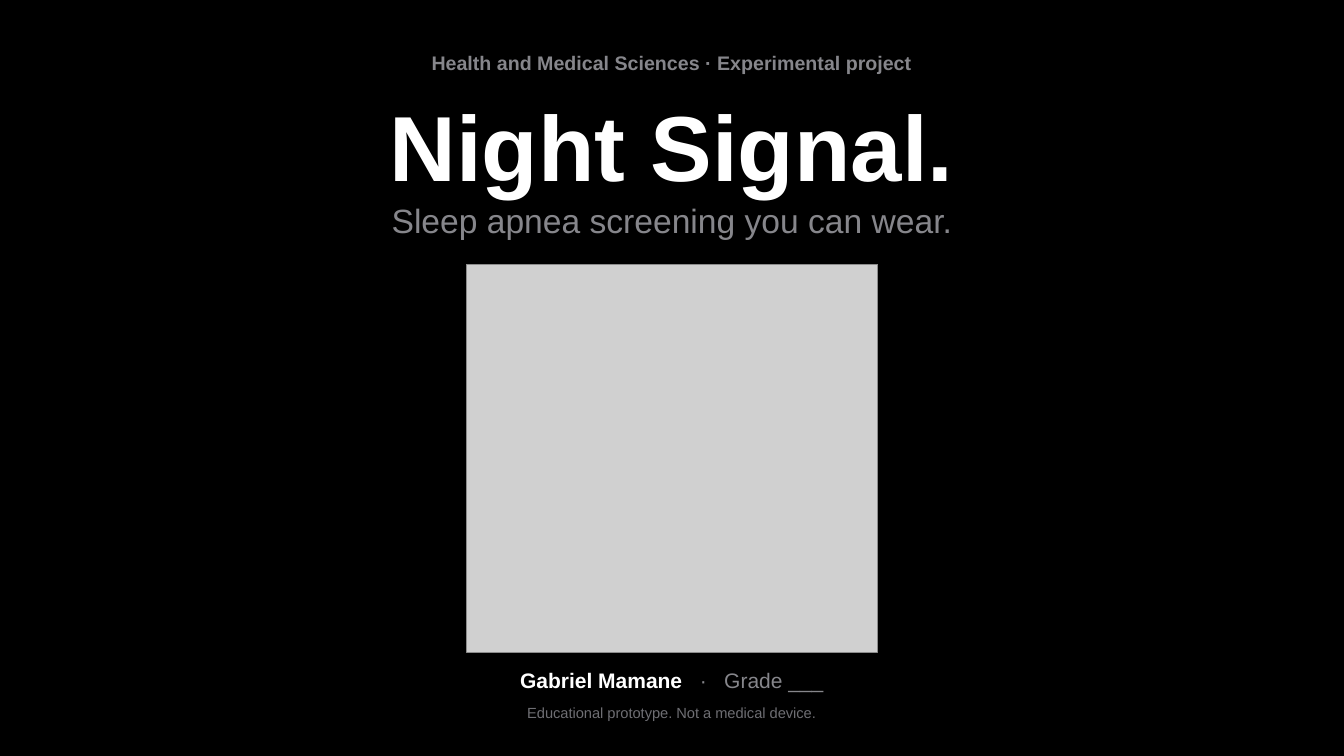
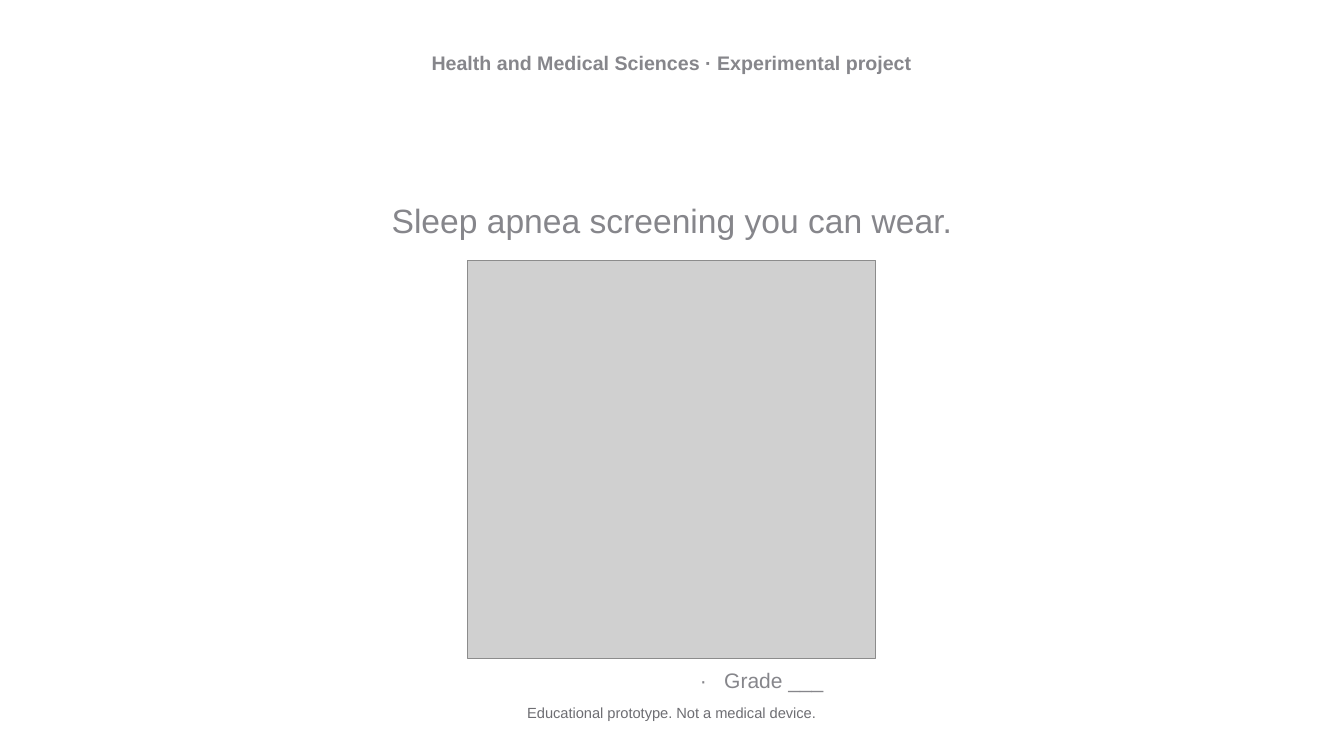
Before and after one commit to gabrielamamanestudent-wq/teetomivV2, a slide deck: slide 1 of science-fair/night-signal/Night_Signal_Presentation.pptx. Drawn at 1344x756 pixels with LibreOffice and Linux fonts; fonts in the diff are those of the drawing; grey boxes stand for pictures; background and template pictures are left out. Boxes give left, top, right and bottom in pixels: in the first picture for what was removed or moved away, otherwise in the second. Text is boxed around its words. In the diff, an @@ line names an element or a change of style, - is before the commit and + after.

```diff
--- a/science-fair/night-signal/Night_Signal_Presentation.pptx
+++ b/science-fair/night-signal/Night_Signal_Presentation.pptx
@@ background #000000 to picture (left out) @@
@@ picture resized from (x1=467, y1=264, x2=878, y2=652) to (x1=468, y1=260, x2=876, y2=658) @@
```
Also in this commit, not shown: 13 other slides changed, 8 other files.
